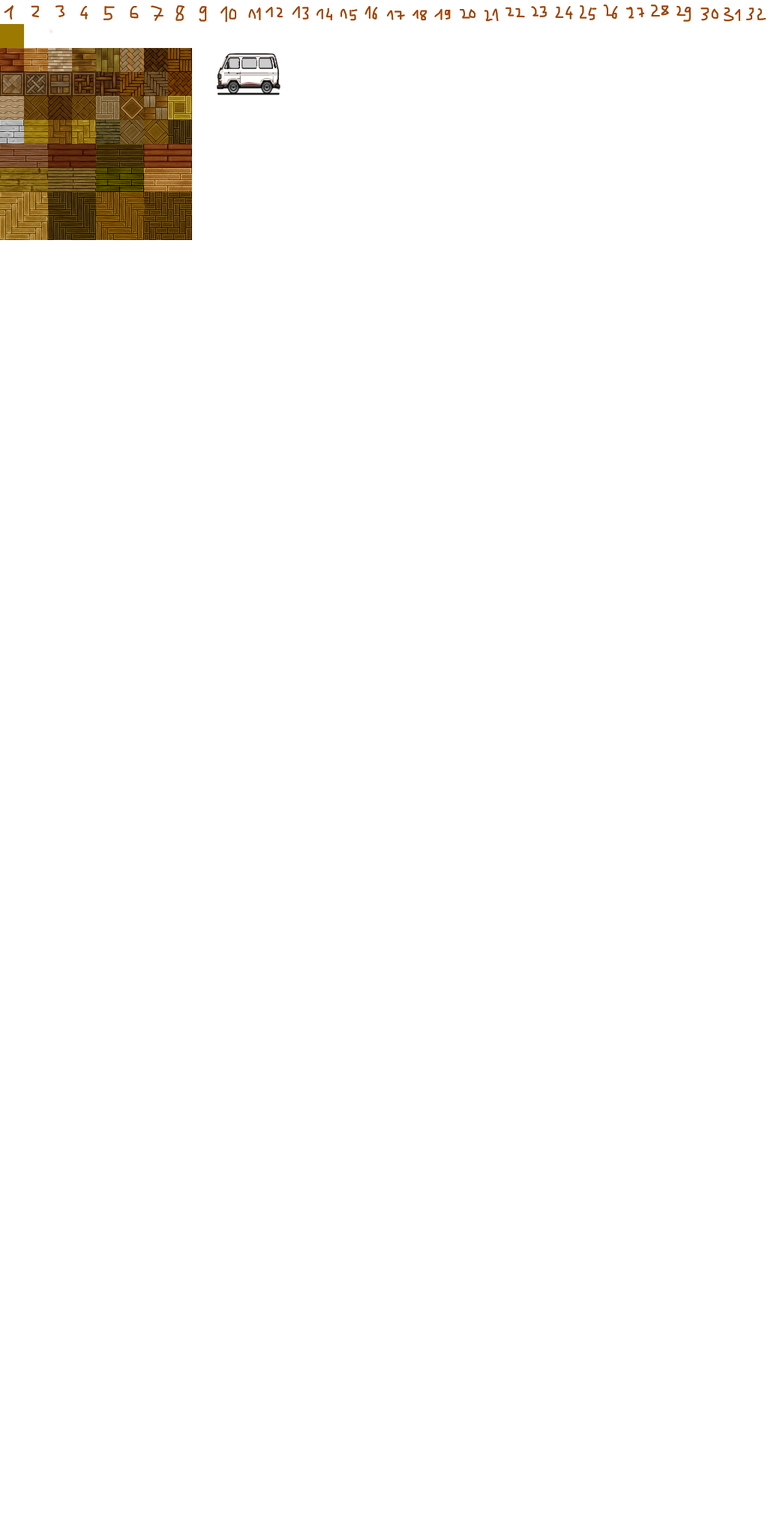
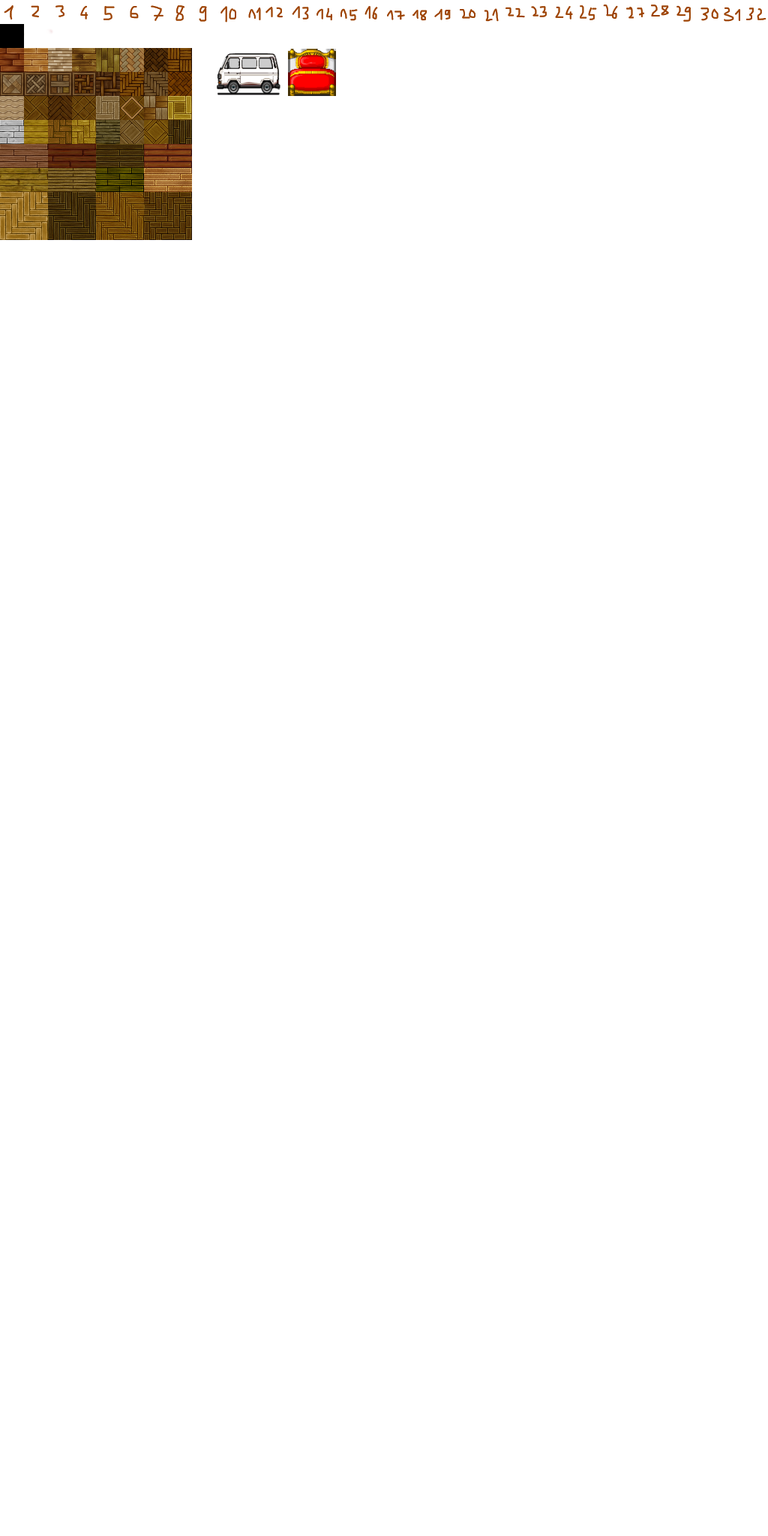
Layer changes from the first 768 × 1536 image to the second:
added layer "bed" above "Layer 8(pasted)" over [0, 23, 336, 96]
renamed "Layer 6(pasted)" to "rudi", painted on it over [0, 23, 336, 96]
